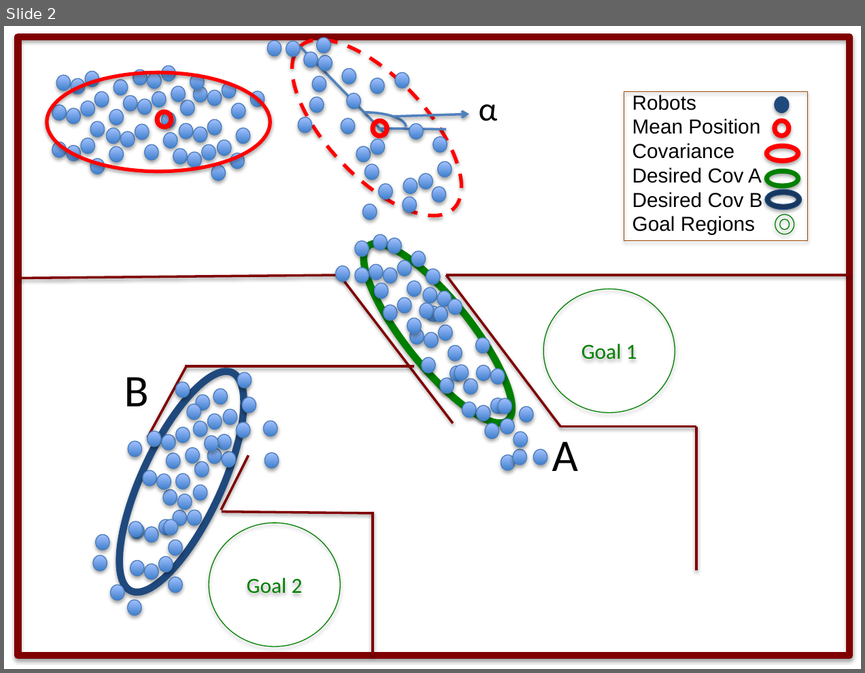
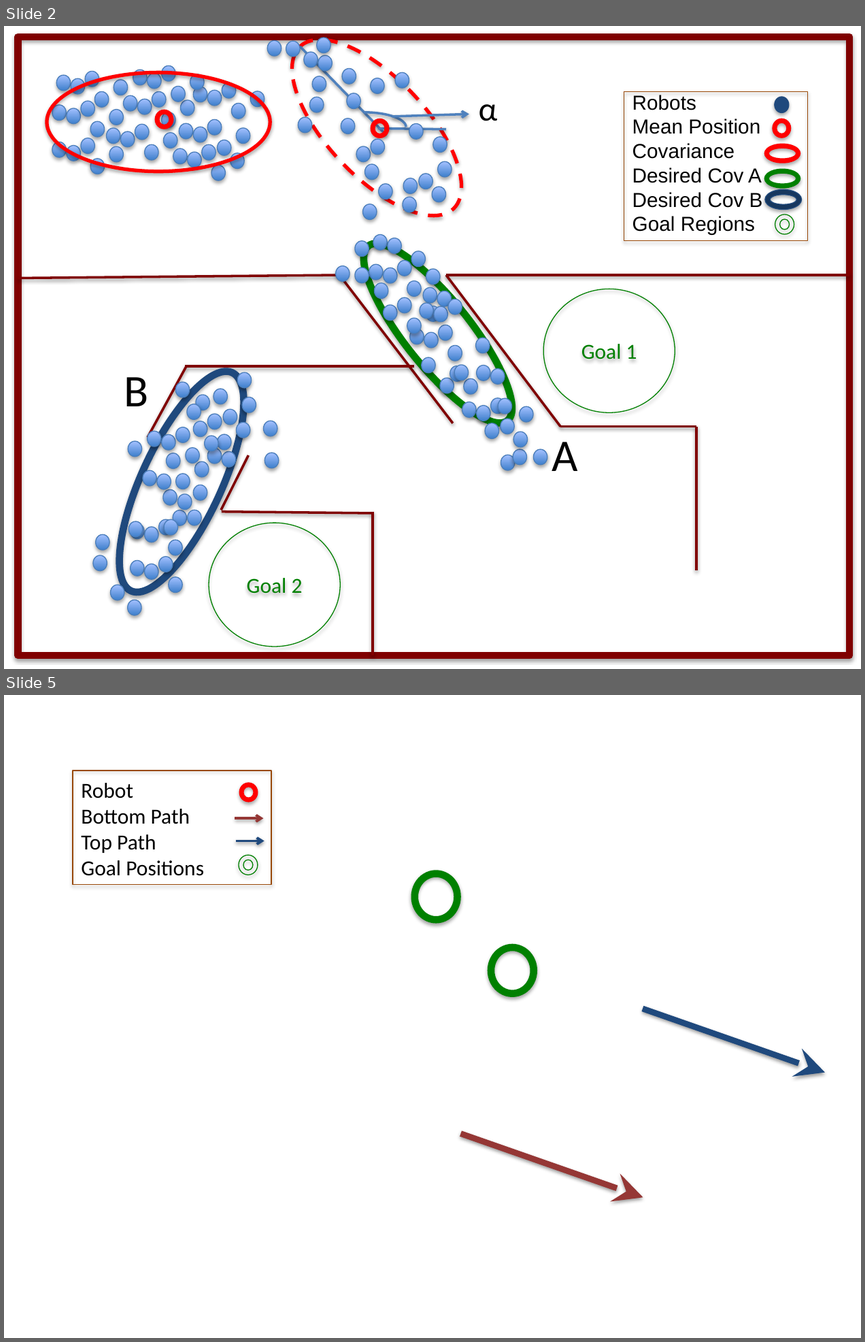
Before and after one commit to mable93wan/SwarmControlSandbox, a slide deck: Project/Drawings.pptx. Shown one above the other, each under a label of ours: slide 2 before the commit, slides 2 and 5 after it; the slides between them are not shown. The pictures are 865x673 and 865x1342 pixels, drawn with LibreOffice and Linux fonts; fonts in the diff are those of the drawing; background and template pictures are left out. Boxes give left, top, right and bottom in pixels: in the first picture for what was removed or moved away, otherwise in the second. Text is boxed around its words. In the diff, an @@ line names an element or a change of style, - is before the commit and + after.

```diff
--- a/Project/Drawings.pptx
+++ b/Project/Drawings.pptx
@@ slide 5 added at (x1=4, y1=695, x2=861, y2=1338), background picture (left out) @@
@@ rectangle added at (x1=73, y1=770, x2=271, y2=884), outline #984807 0.75 pt @@
@@ text added at (x1=81, y1=783, x2=204, y2=876), 18 pt, text #000000 @@
+Robot
+Bottom Path
+Top Path
+Goal Positions
@@ donut added at (x1=239, y1=783, x2=258, y2=802), fill #FF0000 @@
@@ arrow added from (235, 818) to (264, 818), #953735 2 pt @@
@@ arrow added from (235, 841) to (264, 841), #1F497D 2 pt @@
@@ donut added at (x1=239, y1=855, x2=258, y2=875), outline #008000 0.75 pt @@
@@ ellipse added at (x1=415, y1=873, x2=458, y2=919), outline #008000 6 pt @@
@@ ellipse added at (x1=491, y1=947, x2=534, y2=993), outline #008000 6 pt @@
@@ arrow added from (643, 1008) to (825, 1072), #1F497D 5 pt @@
@@ arrow added from (461, 1134) to (643, 1197), #953735 5 pt @@
```
Also in this commit, not shown: 1 slide changed, 6 other slides added, 19 other files.
